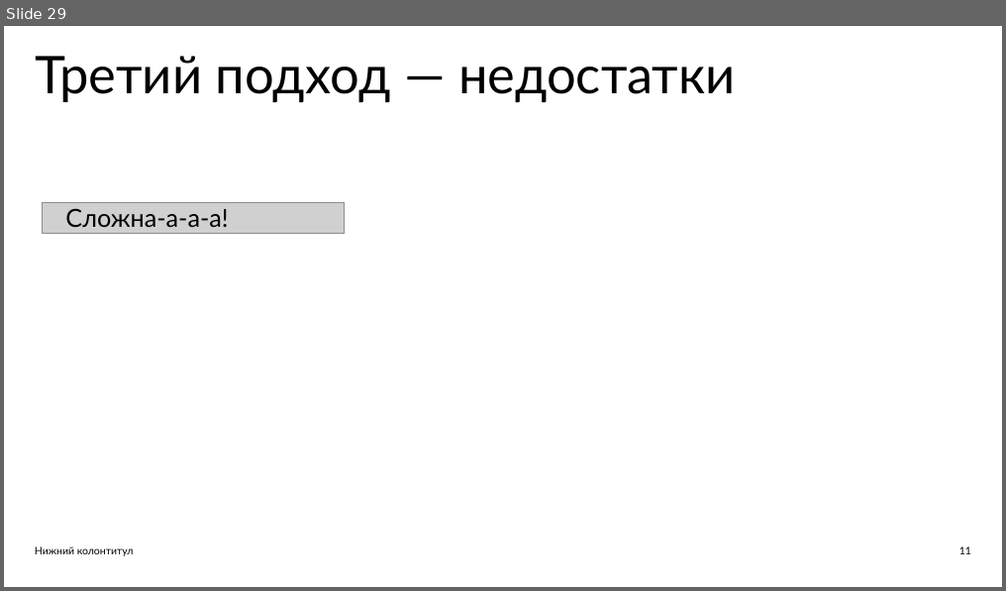
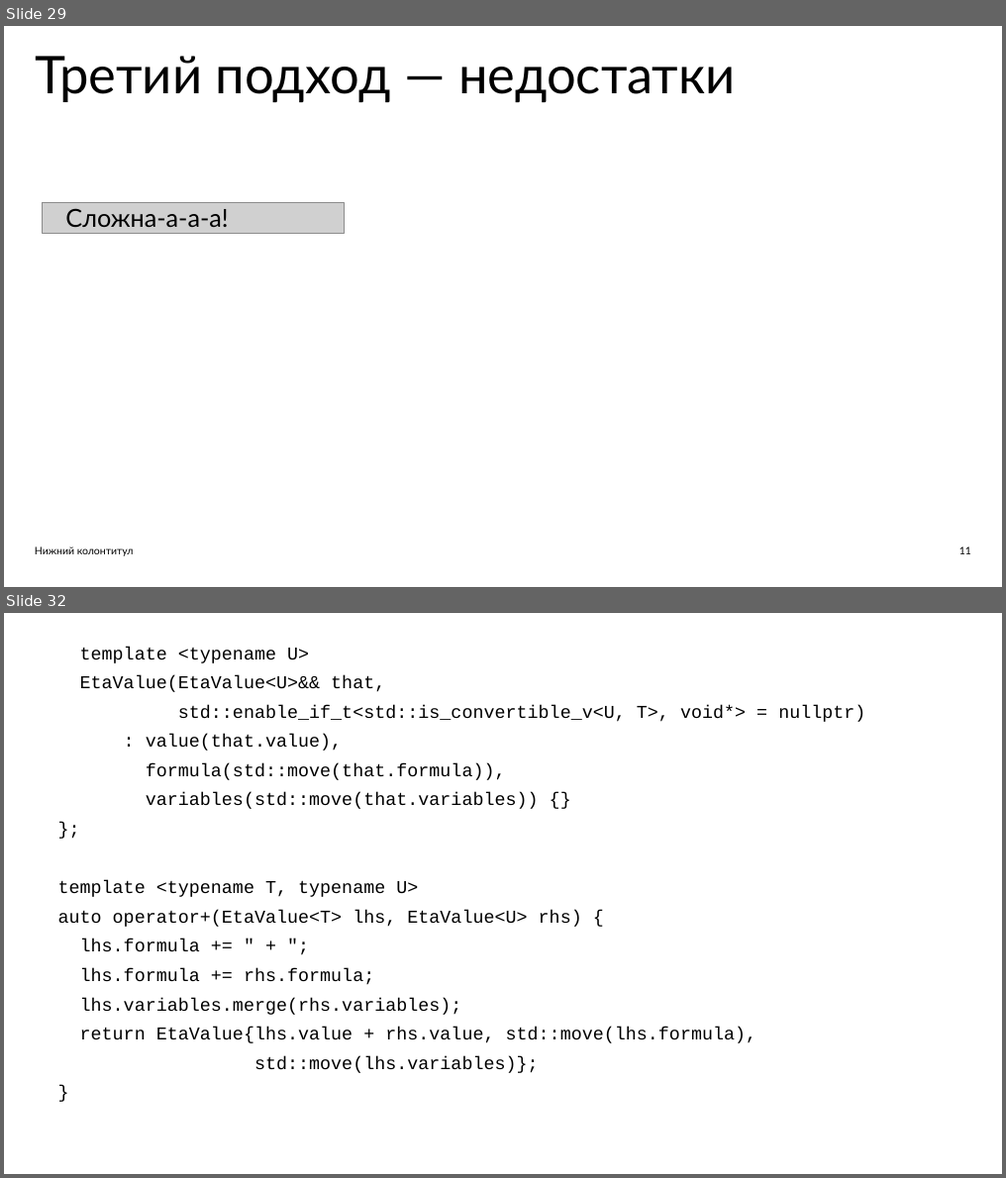
Before and after one commit to ishfb/zcc23, a slide deck: slides.pptx. Shown one above the other, each under a label of ours: slide 29 before the commit, slides 29 and 32 after it; the slides between them are not shown. The pictures are 1006x591 and 1006x1178 pixels, drawn with LibreOffice and Linux fonts; fonts in the diff are those of the drawing; grey boxes stand for pictures. Boxes give left, top, right and bottom in pixels: in the first picture for what was removed or moved away, otherwise in the second. Text is boxed around its words. In the diff, an @@ line names an element or a change of style, - is before the commit and + after.

```diff
--- a/slides.pptx
+++ b/slides.pptx
@@ slide 32 added at bbox=[4, 613, 1002, 1174], background #FFFFFF @@
@@ text added at bbox=[58, 647, 865, 1073], 26.2 pt, text #000000 @@
+template <typename U>
+EtaValue(EtaValue<U>&& that,
+std::enable_if_t<std::is_convertible_v<U, T>, void*> = nullptr)
+: value(that.value),
+formula(std::move(that.formula)),
+variables(std::move(that.variables)) {}
+};
+template <typename T, typename U>
+auto operator+(EtaValue<T> lhs, EtaValue<U> rhs) {
+lhs.formula += " + ";
+lhs.formula += rhs.formula;
+lhs.variables.merge(rhs.variables);
+return EtaValue{lhs.value + rhs.value, std::move(lhs.formula),
+std::move(lhs.variables)};
+}
```
Also in this commit, not shown: 1 slide changed, 3 other slides added, 2 other files.
